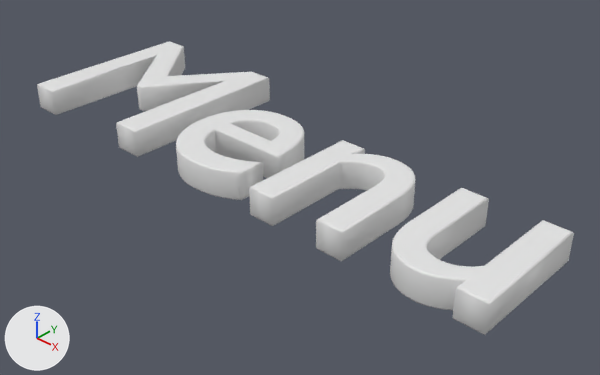
An edit to the Blender file Assets/3D Fonts/menu.blend, drawn before and after from the same camera.
Both versions are drawn from a camera (50 mm lens) standing at (3.01, -1.6, 1.38) and looking at (1.23, 0.32, -0.12). Every picture has the same lights, and +X, +Y and +Z are marked at lower left. Text is drawn in Blender's own font.

The first picture shows 'Text'.
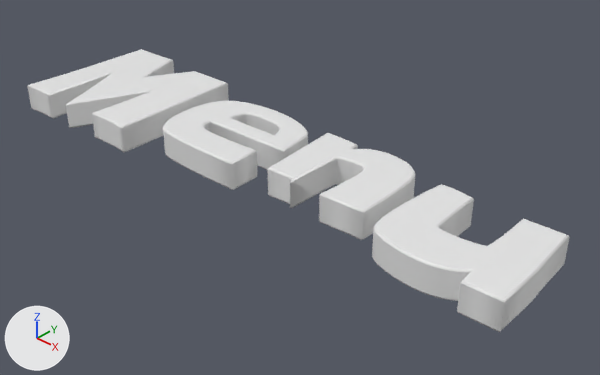
Pixel boxes (x1, y1, x2, y2) of what changed, in the pictures (600 x 375 px):
'Text', reshaped, modifiers changed: before (37, 41, 574, 335); after (27, 49, 570, 332)

What the commit changed:
Mesh me_mesh is new.
It has 19440 vertices, 13596 faces and spans x 0.05..2.23, y -0.04..0.55, z -0.06..0.06.
Object 'Text' (ob_text) now shows me_mesh instead of txt_text.
Object 'Text' (ob_text) gains a DECIMATE modifier named 'Decimate'.
Modifier setting: ratio = 0.125.
